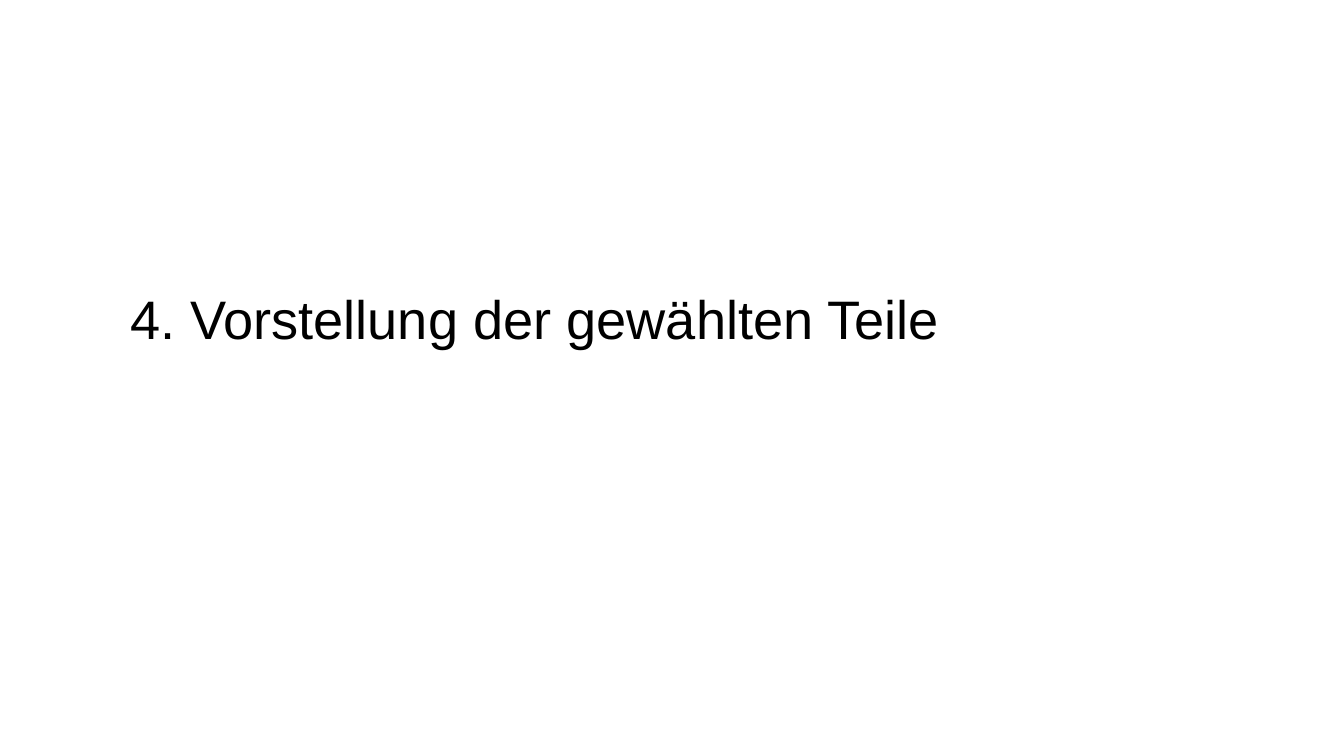
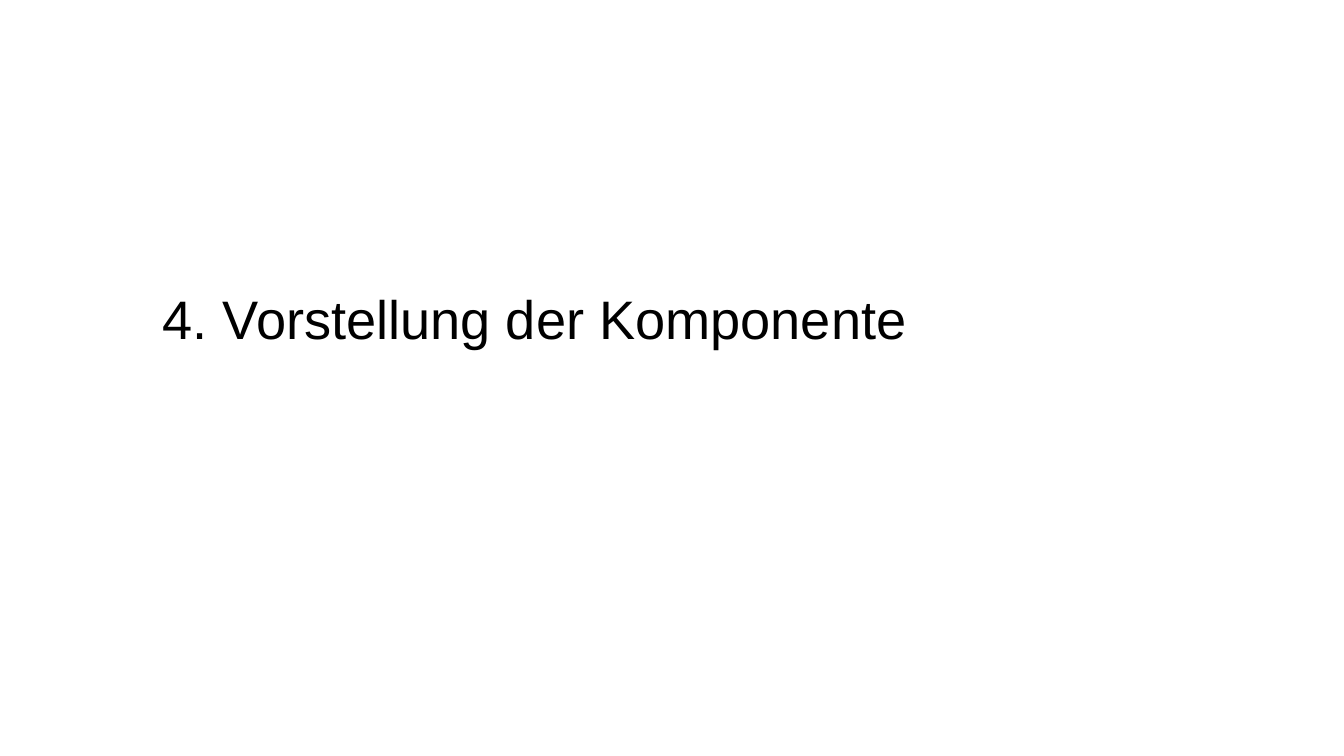
Before and after one commit to carstenkuckuk/CppUGBochum, a slide deck: slide 25 of doc/20180920_CppUGBochum_CI_Jenkins_CMake_GoogleTest.odp. Drawn at 1344x756 pixels with LibreOffice and Linux fonts; fonts in the diff are those of the drawing; background and template pictures are left out. Boxes give left, top, right and bottom in pixels: in the first picture for what was removed or moved away, otherwise in the second. Text is boxed around its words. In the diff, an @@ line names an element or a change of style, - is before the commit and + after.

```diff
--- a/doc/20180920_CppUGBochum_CI_Jenkins_CMake_GoogleTest.odp
+++ b/doc/20180920_CppUGBochum_CI_Jenkins_CMake_GoogleTest.odp
@@ subtitle at [163, 299, 906, 349]: text changed @@
-4. Vorstellung der gewählten Teile
+4. Vorstellung der Komponente
```
Also in this commit, not shown: 10 other slides changed, 14 slides added, 1 slide removed.
